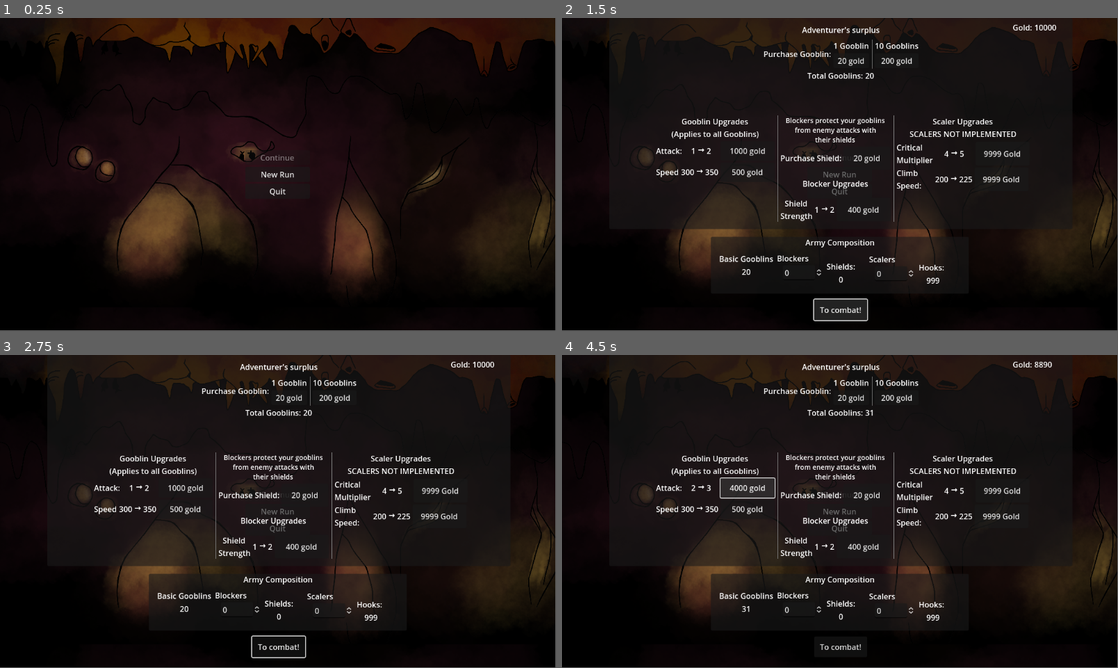
Above: before the commit, frames 1-4 (two rows, left to right).
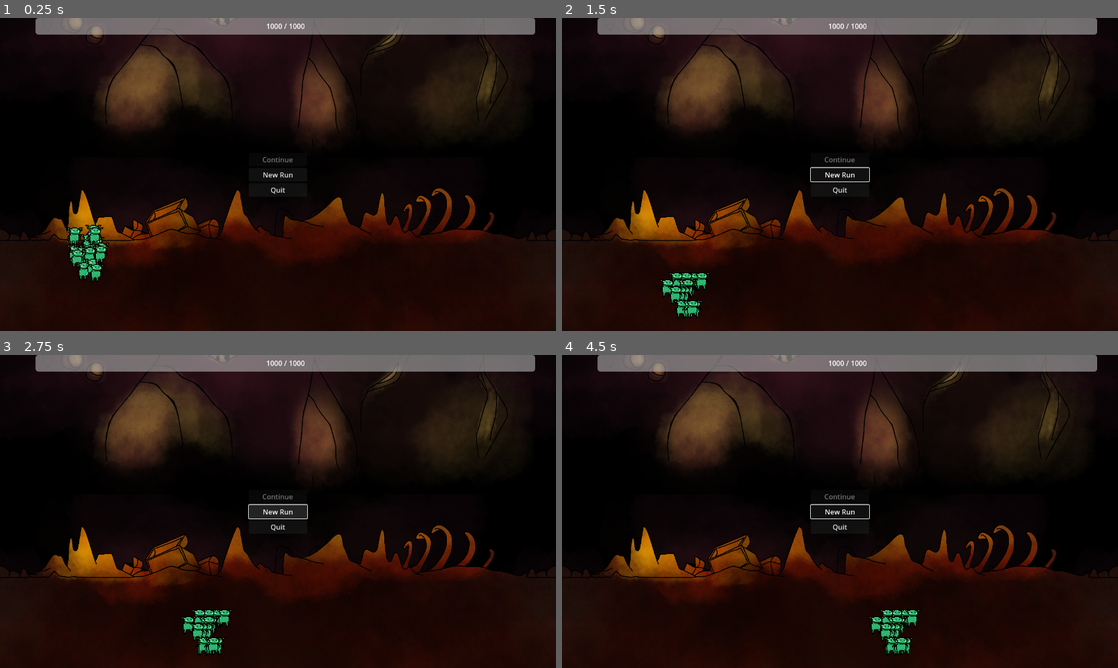
Above: after the commit, the same moments.

Repository: thecaptaincarrot/GMTK-2024-Game-Jam
Game: Godot game, scene res://main.tscn
The game is run twice, just before and just after one commit, with the same random seed, the same clock (stepped at 60 frames per second) and the same inputs. The engine's default icon, where the game draws it, is replaced by a stand-in: a white triangle on a blue panel in a dark square.
Inputs (mouse positions are in pixels of both pictures, inside the frame that each line leads up to):
- Up to frame 1 (0.25 s): no input
- Up to frame 2 (1.5 s): click "New Run" at 0.5 s; click (840, 309) at 1.25 s, where only the run before the commit has a clickable "To combat!"
- Up to frame 3 (2.75 s): click "New Run" at 2 s
- Up to frame 4 (4.5 s): click (851, 398) at 2.75 s, where only the run before the commit has a clickable "20 gold"; click (895, 398) at 3.5 s, where only the run before the commit has a clickable "200 gold"; click (745, 486) at 4.25 s, where only the run before the commit has a clickable "1000 gold"
In our replay, the window is 799x449 before the commit and 800x450 after it. These sizes can differ from the game's own. Grey fills any space a smaller window leaves; there, only what the larger window draws over its background counts as a difference.

The runs differ from the first frame. In frame 1, 48% of the frame differs, in the area x 0-100%, y 0-100%; in frame 2, 42%; in frame 3, 42%; in frame 4, 42%.
Error before the commit: Invalid assignment of property or key 'visible' with value of type 'bool' on a base object of type 'null instance'. (res://main.gd:17)
Error after the commit: Invalid assignment of property or key 'visible' with value of type 'bool' on a base object of type 'Nil'. (res://main.gd:20)

Commit message:
Fixed gooblin jump, also healthbar

Diff:
--- a/Classes/gooblin_horde_controller.gd
+++ b/Classes/gooblin_horde_controller.gd
@@ -36,7 +36,6 @@
 
 func _ready():
 	randomize()
-	reset()
 
 
 func end_level():
--- a/Entities/Enemies/Core/beast.gd
+++ b/Entities/Enemies/Core/beast.gd
@@ -21,6 +21,7 @@
 
 # i havent really developed the deadstate but it's pretty straightforward i think
 signal died
+signal enemy_hurt
 @export var max_health := 1000 #placeholder
 var health = max_health
 
@@ -49,6 +50,8 @@
 
 func take_damage(dmg):
 	health -= dmg
+	print("Hola")
+	emit_signal("enemy_hurt")
 	if health <= 0:
 		die()
 
--- a/Entities/Enemies/Dragon/Dragon.tscn
+++ b/Entities/Enemies/Dragon/Dragon.tscn
@@ -417,7 +417,7 @@
 z_index = -50
 position = Vector2(-89.369, -72.7494)
 rotation = -0.0468653
-scale = Vector2(1.20001, 1)
+scale = Vector2(1.20002, 1)
 texture = ExtResource("9_rmtai")
 offset = Vector2(49.9233, -14.9194)
 region_enabled = true
--- a/Entities/Gooblins/gooblin.gd
+++ b/Entities/Gooblins/gooblin.gd
@@ -74,6 +74,8 @@
 
 var _scaler_attack_started = false
 
+var _is_being_flung = false
+
 signal gooblin_changed
 
 signal died
@@ -82,7 +84,7 @@
 	#this timer is used to delay a jump
 	#and allow for the anticipation animation to play
 	_jump_timer.autostart = false
-	_jump_timer.set_wait_time(0.6)
+	_jump_timer.set_wait_time(0.3)
 	_jump_timer.one_shot = true
 	_jump_timer.timeout.connect(_jump_trigger)
 	add_child(_jump_timer)
@@ -161,6 +163,7 @@
 	$Splat.emitting = true
 
 func fling():
+	_is_being_flung = true
 	_upcoming_fling = fling_vector * 100
 
 
@@ -181,6 +184,7 @@
 	if(unit_type == Gooblin.GooblinType.SHIELD || unit_type == Gooblin.GooblinType.BASIC):
 		if(enemy_target != null):
 			if(is_on_floor()):
+				if _is_being_flung: _is_being_flung = false
 				var difference = get_position().x - x_home
 				if(abs(difference) > 8.0):
 					velocity.x -= sign(difference) * move_speed * delta
@@ -192,7 +196,8 @@
 					_anim.play("Idle")
 					_is_at_home = true
 			else:
-				_anim.play("Fling")
+				if _is_being_flung:
+					_anim.play("Fling")
 	elif(unit_type == Gooblin.GooblinType.SCALER):
 		var difference = get_position().x - path_follower.get_global_position().x
 		if(abs(difference) > 1 && is_on_floor()):
@@ -228,8 +233,9 @@
 
 func _jump_trigger():
 	var diff = (get_position() - enemy_target.get_global_position()).normalized()
-	if(_upcoming_fling != Vector2()):
+	if(_upcoming_fling == Vector2()):
 		_upcoming_fling = -diff * jump_vector * 100
+		print("I am attacking")
 		#add damange multiplyers in here when it comes up
 		enemy_node.take_damage(GooblinUpgrades.gooblin_attack)
 
--- a/Screens/Combat/combat_screen.gd
+++ b/Screens/Combat/combat_screen.gd
@@ -7,6 +7,11 @@
 
 var Enemy : Node2D
 var BeastNode : Beast
+
+@export var HealthBar : ProgressBar
+@export var CurrentHealthLabel : Label
+@export var MaxHealthLabel : Label
+
 
 #Level Definitions
 #Specifics for things like camera bounds, enemy type, other things are stored in an array
@@ -40,8 +45,11 @@
 
 
 func load_level(level_index : int):
+	print("Loading")
 	camera.limit_right = CAMERA_BOUNDS[level_index].x
 	camera.limit_bottom = CAMERA_BOUNDS[level_index].y
+
+	camera.position = Vector2(0,camera.limit_bottom)
 
 	Enemy = ENEMY_SCENE[level_index].instantiate()
 	Enemy.horde_controller = GooblinController
@@ -49,11 +57,20 @@
 	add_child(Enemy)
 	BeastNode = Enemy.enemy #haha that's a naming oops
 	print(BeastNode)
+	BeastNode.enemy_hurt.connect(_on_enemy_hurt)
 
-	GooblinController.enemy_node = Enemy
+	MaxHealthLabel.text = str(BeastNode.max_health)
+	CurrentHealthLabel.text = str(BeastNode.max_health)
+
+	GooblinController.enemy_node = BeastNode
 	#GooblinController.horde_target = BeastNode.get_lunge_point()
 	GooblinController.horde_target = $TEST_LUNGE_POINT
 	#GooblinController.climb_target = BeastNode.get_climb_target()
 	GooblinController.climb_target = $TEST_CLIMB_PATH
 
 	GooblinController.reset()
+
+
+func _on_enemy_hurt():
+	HealthBar.value = BeastNode.health
+	CurrentHealthLabel.text = str(BeastNode.health)
--- a/Screens/Combat/combat_screen.tscn
+++ b/Screens/Combat/combat_screen.tscn
@@ -16,10 +16,13 @@
 }
 point_count = 2
 
-[node name="CombatScreen" type="Node2D" node_paths=PackedStringArray("camera", "GooblinController")]
+[node name="CombatScreen" type="Node2D" node_paths=PackedStringArray("camera", "GooblinController", "HealthBar", "CurrentHealthLabel", "MaxHealthLabel")]
 script = ExtResource("1_o8qmv")
 camera = NodePath("CombatCamera")
 GooblinController = NodePath("GooblinHordeController")
+HealthBar = NodePath("CanvasLayer/HealthBar")
+CurrentHealthLabel = NodePath("CanvasLayer/HealthBar/HBoxContainer/CurrentHealthLabel")
+MaxHealthLabel = NodePath("CanvasLayer/HealthBar/HBoxContainer/MaxHealthLabel")
 
 [node name="GooblinHordeController" parent="." instance=ExtResource("2_63q2r")]
 
@@ -81,4 +84,47 @@
 [node name="TEST_CLIMB_PATH" type="Path2D" parent="."]
 curve = SubResource("Curve2D_0li55")
 
+[node name="CanvasLayer" type="CanvasLayer" parent="."]
+
+[node name="HealthBar" type="ProgressBar" parent="CanvasLayer"]
+anchors_preset = 5
+anchor_left = 0.5
+anchor_right = 0.5
+offset_left = -558.0
+offset_right = 592.0
+offset_bottom = 38.0
+grow_horizontal = 2
+max_value = 1000.0
+step = 1.0
+value = 1000.0
+show_percentage = false
+
+[node name="HBoxContainer" type="HBoxContainer" parent="CanvasLayer/HealthBar"]
+layout_mode = 1
+anchors_preset = 8
+anchor_left = 0.5
+anchor_top = 0.5
+anchor_right = 0.5
+anchor_bottom = 0.5
+offset_left = -20.0
+offset_top = -20.0
+offset_right = 20.0
+offset_bottom = 20.0
+grow_horizontal = 2
+grow_vertical = 2
+
+[node name="CurrentHealthLabel" type="Label" parent="CanvasLayer/HealthBar/HBoxContainer"]
+layout_mode = 2
+text = "1000
+"
+
+[node name="Label2" type="Label" parent="CanvasLayer/HealthBar/HBoxContainer"]
+layout_mode = 2
+text = "/"
+
+[node name="MaxHealthLabel" type="Label" parent="CanvasLayer/HealthBar/HBoxContainer"]
+layout_mode = 2
+text = "1000
+"
+
 [editable path="GooblinHordeController"]
--- /dev/null
+++ b/Screens/MainMenu/main_menu.tscn
@@ -0,0 +1,42 @@
+[gd_scene load_steps=2 format=3 uid="uid://clqyaaowq4uap"]
+
+[ext_resource type="Script" path="res://Screens/main_menu.gd" id="1_l4us8"]
+
+[node name="MainMenu" type="Control"]
+layout_mode = 3
+anchors_preset = 15
+anchor_right = 1.0
+anchor_bottom = 1.0
+grow_horizontal = 2
+grow_vertical = 2
+script = ExtResource("1_l4us8")
+
+[node name="VBoxContainer" type="VBoxContainer" parent="."]
+layout_mode = 1
+anchors_preset = 8
+anchor_left = 0.5
+anchor_top = 0.5
+anchor_right = 0.5
+anchor_bottom = 0.5
+offset_left = -67.0
+offset_top = -21.5
+offset_right = 67.0
+offset_bottom = 21.5
+grow_horizontal = 2
+grow_vertical = 2
+
+[node name="Continue" type="Button" parent="VBoxContainer"]
+layout_mode = 2
+text = "Continue"
+
+[node name="NewRun" type="Button" parent="VBoxContainer"]
+layout_mode = 2
+text = "New Run"
+
+[node name="Quit" type="Button" parent="VBoxContainer"]
+layout_mode = 2
+text = "Quit"
+
+[connection signal="pressed" from="VBoxContainer/Continue" to="." method="_on_continue_pressed"]
+[connection signal="pressed" from="VBoxContainer/NewRun" to="." method="_on_new_run_pressed"]
+[connection signal="pressed" from="VBoxContainer/Quit" to="." method="_on_quit_pressed"]
--- a/Screens/OutOfCombat/OutOfCombat.tscn
+++ b/Screens/OutOfCombat/OutOfCombat.tscn
@@ -24,15 +24,16 @@
 anchor_top = 1.0
 anchor_right = 0.5
 anchor_bottom = 1.0
-offset_left = -53.0
-offset_top = -64.0
-offset_right = 57.0
-offset_bottom = -21.0
+offset_left = -52.0
+offset_top = -204.0
+offset_right = 58.0
+offset_bottom = -161.0
 grow_horizontal = 2
 grow_vertical = 0
 text = "To combat!"
 
 [node name="ShopPanel" type="Panel" parent="." node_paths=PackedStringArray("total_gooblin_label", "gold_label", "goobl …(342 unchanged characters)…
+visible = false
 layout_mode = 1
 anchors_preset = 5
 anchor_left = 0.5
@@ -378,11 +379,18 @@
 text = "9999 Gold"
 
 [node name="ArmyCompPanel" type="Panel" parent="." node_paths=PackedStringArray("available_gooblins_label", "available_shields_label", "shield_gooblin_spinbox")]
-layout_mode = 0
-offset_left = 309.0
-offset_top = 454.0
-offset_right = 844.0
-offset_bottom = 572.0
+layout_mode = 1
+anchors_preset = 7
+anchor_left = 0.5
+anchor_top = 1.0
+anchor_right = 0.5
+anchor_bottom = 1.0
+offset_left = -267.0
+offset_top = -348.0
+offset_right = 268.0
+offset_bottom = -230.0
+grow_horizontal = 2
+grow_vertical = 0
 script = ExtResource("3_24mlq")
 available_gooblins_label = NodePath("AvailableContainer/AvailableLabel")
 available_shields_label = NodePath("ShieldSpinbox/VBoxContainer/Shields")
@@ -511,6 +519,30 @@
 text = "999"
 horizontal_alignment = 1
 
+[node name="ArmyDisplay" type="Node2D" parent="."]
+
+[node name="MapPanel" type="Panel" parent="."]
+layout_mode = 0
+offset_left = 162.0
+offset_top = 20.0
+offset_right = 1122.0
+offset_bottom = 340.0
+
+[node name="MarginContainer" type="MarginContainer" parent="MapPanel"]
+layout_mode = 1
+anchors_preset = 15
+anchor_right = 1.0
+anchor_bottom = 1.0
+offset_left = 16.0
+offset_top = 16.0
+offset_right = -16.0
+offset_bottom = -16.0
+grow_horizontal = 2
+grow_vertical = 2
+
+[node name="ColorRect" type="ColorRect" parent="MapPanel/MarginContainer"]
+layout_mode = 2
+
 [connection signal="pressed" from="ToCombatButton" to="." method="_on_to_combat_button_pressed"]
 [connection signal="army_composition_update" from="ShopPanel" to="ArmyCompPanel" method="update_all"]
 [connection signal="pressed" from="ShopPanel/GooblinInfoContainer/GooblinPurchaseContainer/VBoxContainer2/OneGooblinButton" to="ShopPanel" method="_on_one_gooblin_button_pressed"]
--- a/Screens/OutOfCombat/out_of_combat.gd
+++ b/Screens/OutOfCombat/out_of_combat.gd
@@ -1,5 +1,6 @@
 extends Control
 
+signal go_to_combat
 
 # Called when the node enters the scene tree for the first time.
 func _ready():
@@ -12,4 +13,5 @@
 
 
 func _on_to_combat_button_pressed() -> void:
-	get_parent().get_parent().show_test_stage()
+	var level = 0
+	emit_signal("go_to_combat",level)
--- a/main.gd
+++ b/main.gd
@@ -1,19 +1,28 @@
 extends Node
+
+#references
+@export var CombatScreen : Node2D
+@export var OutOfCombatScreen : Control
+@export var MainMenu : Control
+@export var Credits : Control
 
 func show_out_of_combat_screen():
 	_hide_all()
-	$CanvasLayer/OutOfCombat.visible = true
+	OutOfCombatScreen.visible = true
 
 
 func show_main_menu():
 	_hide_all()
-	$CanvasLayer/MainMenu.visible = true
+	MainMenu.visible = true
 
-func show_test_stage():
-	_hide_all()
-	$TestStage.visible = true
 
 func _hide_all():
-	$TestStage.visible = false
-	$CanvasLayer/OutOfCombat.visible = false
-	$CanvasLayer/MainMenu.visible =false
+	OutOfCombatScreen.visible = false
+	MainMenu.visible = false
+	Credits.visible = false
+	CombatScreen.visible = true
+
+
+func _on_out_of_combat_go_to_combat(level : int):
+	_hide_all()
+	CombatScreen.load_level(level)
--- a/main.tscn
+++ b/main.tscn
@@ -1,7 +1,7 @@
 [gd_scene load_steps=5 format=3 uid="uid://cuvrgahogu1ld"]
 
-[ext_resource type="Script" path="res://Screens/main_menu.gd" id="1_7omm2"]
 [ext_resource type="Script" path="res://main.gd" id="1_467fc"]
+[ext_resource type="PackedScene" uid="uid://clqyaaowq4uap" path="res://Screens/MainMenu/main_menu.tscn" id="2_wa1aj"]
 [ext_resource type="PackedScene" uid="uid://bpn5os62xeqhx" path="res://Screens/OutOfCombat/OutOfCombat.tscn" id="3_m8ns0"]
 [ext_resource type="PackedScene" uid="uid://bq18iom53hl48" path="res://Screens/Combat/combat_screen.tscn" id="4_3lo2r"]
 
@@ -10,46 +10,11 @@
 
 [node name="CanvasLayer" type="CanvasLayer" parent="."]
 
-[node name="MainMenu" type="Control" parent="CanvasLayer"]
-layout_mode = 3
-anchors_preset = 15
-anchor_right = 1.0
-anchor_bottom = 1.0
-grow_horizontal = 2
-grow_vertical = 2
-script = ExtResource("1_7omm2")
-
-[node name="VBoxContainer" type="VBoxContainer" parent="CanvasLayer/MainMenu"]
-layout_mode = 1
-anchors_preset = 8
-anchor_left = 0.5
-anchor_top = 0.5
-anchor_right = 0.5
-anchor_bottom = 0.5
-offset_left = -67.0
-offset_top = -21.5
-offset_right = 67.0
-offset_bottom = 21.5
-grow_horizontal = 2
-grow_vertical = 2
-
-[node name="Continue" type="Button" parent="CanvasLayer/MainMenu/VBoxContainer"]
-layout_mode = 2
-text = "Continue"
-
-[node name="NewRun" type="Button" parent="CanvasLayer/MainMenu/VBoxContainer"]
-layout_mode = 2
-text = "New Run"
-
-[node name="Quit" type="Button" parent="CanvasLayer/MainMenu/VBoxContainer"]
-layout_mode = 2
-text = "Quit"
+[node name="MainMenu" parent="CanvasLayer" instance=ExtResource("2_wa1aj")]
 
 [node name="OutOfCombat" parent="CanvasLayer" instance=ExtResource("3_m8ns0")]
 visible = false
 
 [node name="CombatScreen" parent="." instance=ExtResource("4_3lo2r")]
 
-[connection signal="pressed" from="CanvasLayer/MainMenu/VBoxContainer/Continue" to="CanvasLayer/MainMenu" method="_on_continue_pressed"]
-[connection signal="pressed" from="CanvasLayer/MainMenu/VBoxContainer/NewRun" to="CanvasLayer/MainMenu" method="_on_new_run_pressed"]
-[connection signal="pressed" from="CanvasLayer/MainMenu/VBoxContainer/Quit" to="CanvasLayer/MainMenu" method="_on_quit_pressed"]
+[connection signal="go_to_combat" from="CanvasLayer/OutOfCombat" to="." method="_on_out_of_combat_go_to_combat"]
--- a/project.godot
+++ b/project.godot
@@ -18,6 +18,11 @@
 [autoload]
 
 GooblinUpgrades="*res://Globals/GooblinUpgrades.gd"
+
+[display]
+
+window/size/viewport_width=1280
+window/size/viewport_height=720
 
 [global_group]
 
